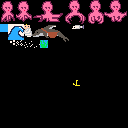
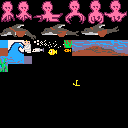
Layers edited between the first and the second 128 x 128 image:
painted on "Background" over (x1=0, y1=24, x2=128, y2=72)
